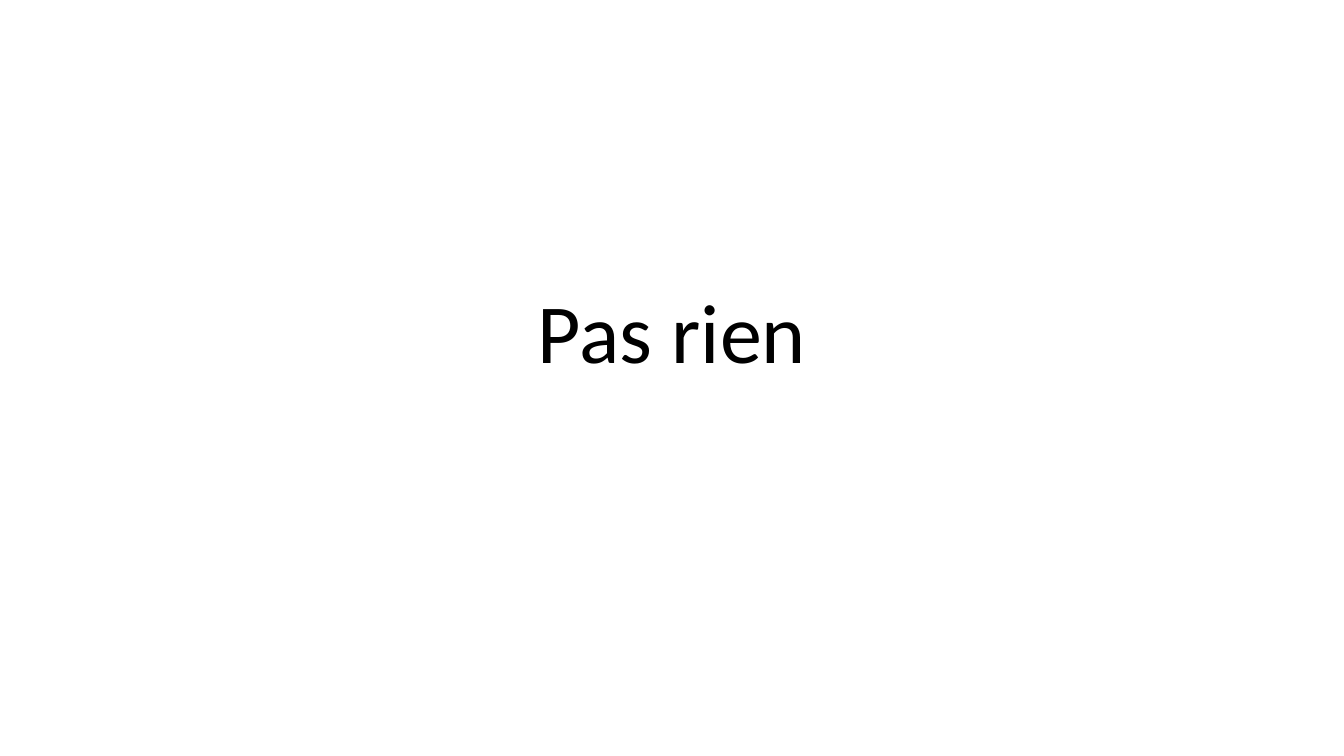
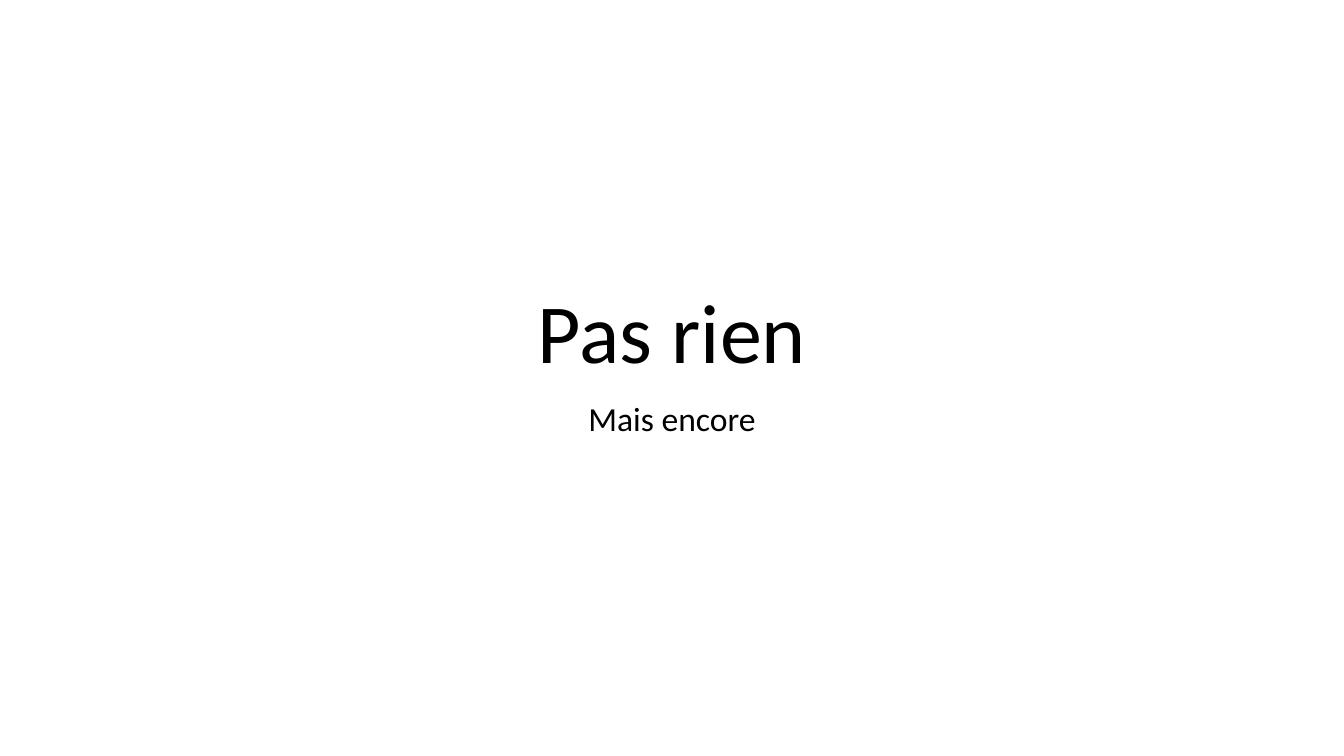
Before and after one commit to Alongthoselines/myappTest, a slide deck: slide 1 of new.pptx. Drawn at 1344x756 pixels with LibreOffice and Linux fonts; fonts in the diff are those of the drawing. Boxes give left, top, right and bottom in pixels: in the first picture for what was removed or moved away, otherwise in the second. Text is boxed around its words. In the diff, an @@ line names an element or a change of style, - is before the commit and + after.

Commit message:
modif

```diff
--- a/new.pptx
+++ b/new.pptx
@@ subtitle added at <box>588,408,756,432</box>, 24 pt, text #000000 @@
+Mais encore
```
